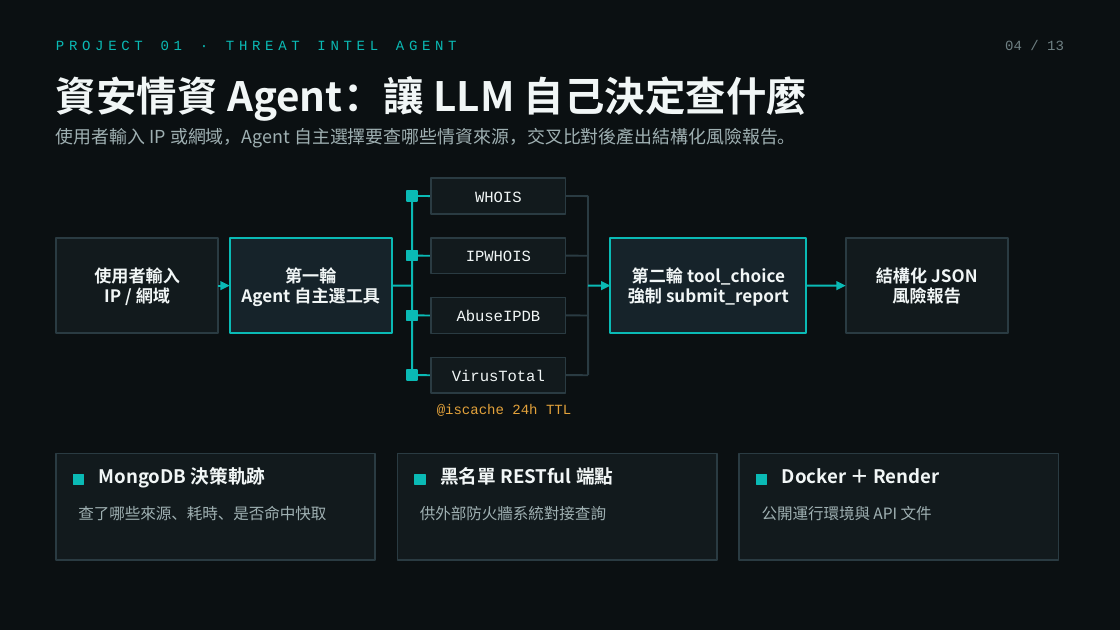
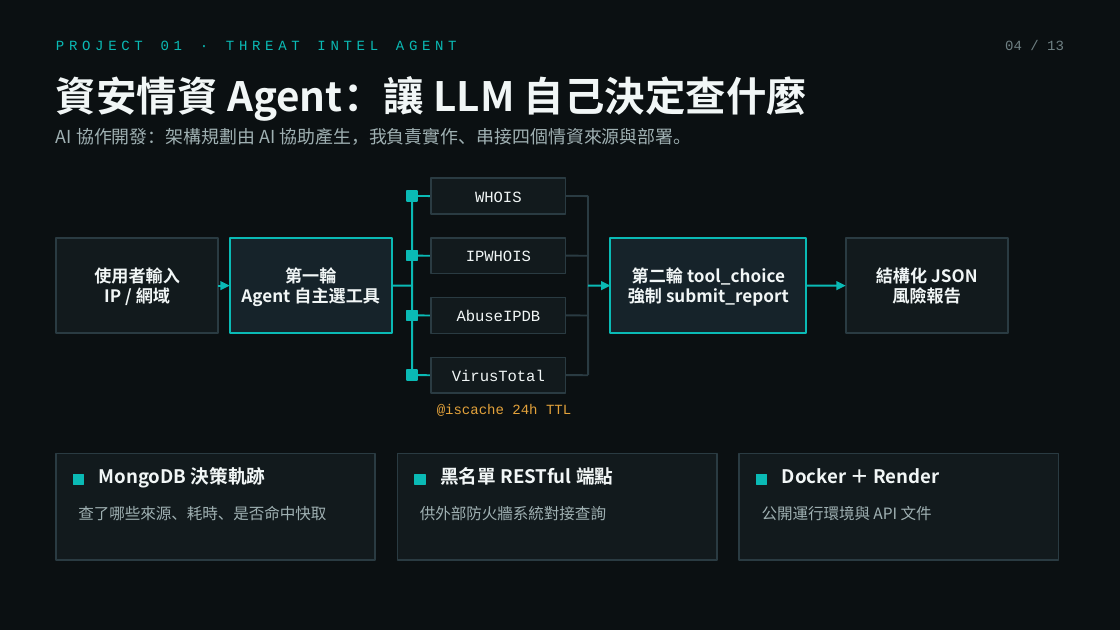
Before and after one commit to cbes502034/GateWeb, a slide deck: slide 4 of 邱冠文_關網AI應用工程師_面試簡報.pptx. Drawn at 1120x630 pixels with LibreOffice and Linux fonts; fonts in the diff are those of the drawing. Boxes give left, top, right and bottom in pixels: in the first picture for what was removed or moved away, otherwise in the second. Text is boxed around its words. In the diff, an @@ line names an element or a change of style, - is before the commit and + after.

```diff
--- a/邱冠文_關網AI應用工程師_面試簡報.pptx
+++ b/邱冠文_關網AI應用工程師_面試簡報.pptx
@@ text at (56, 128, 691, 145): text changed @@
-使用者輸入 IP 或網域，Agent 自主選擇要查哪些情資來源，交叉比對後產出結構化風險報告。
+AI 協作開發：架構規劃由 AI 協助產生，我負責實作、串接四個情資來源與部署。
```
Also in this commit, not shown: 2 other slides changed, 2 other files.
